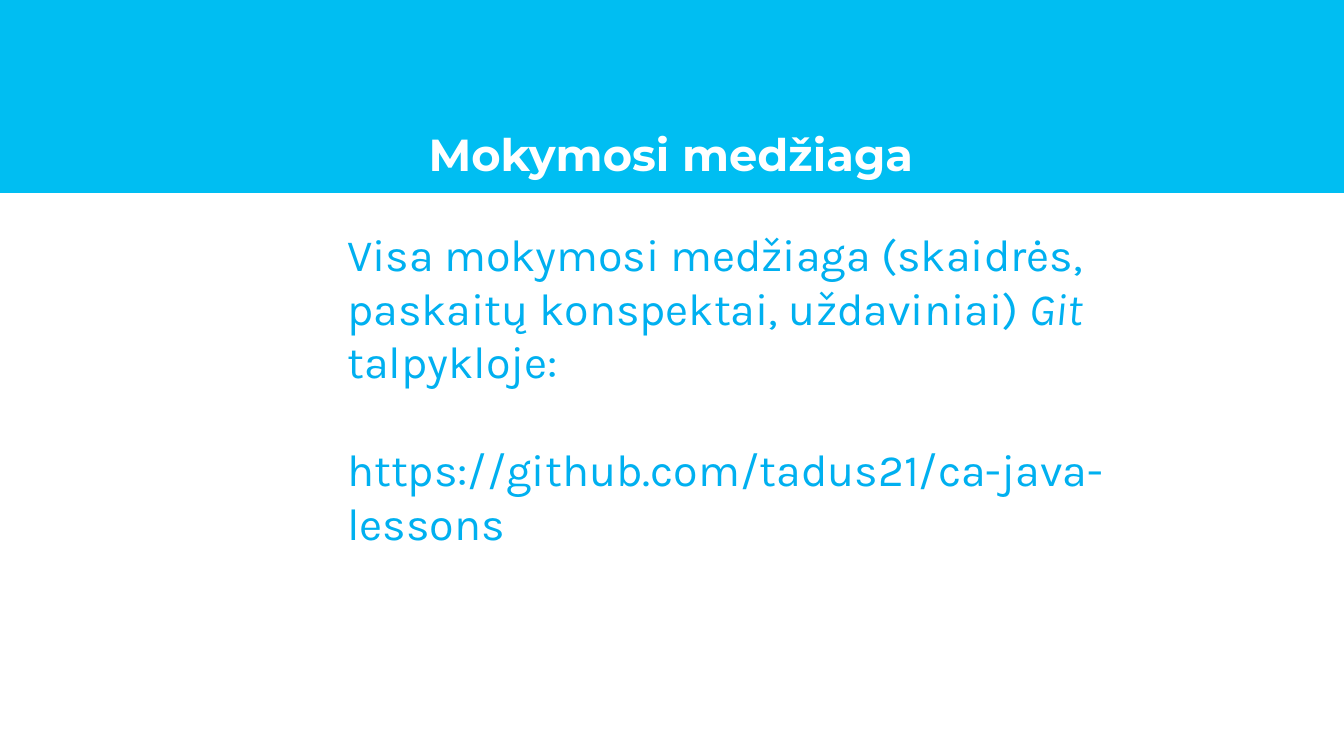
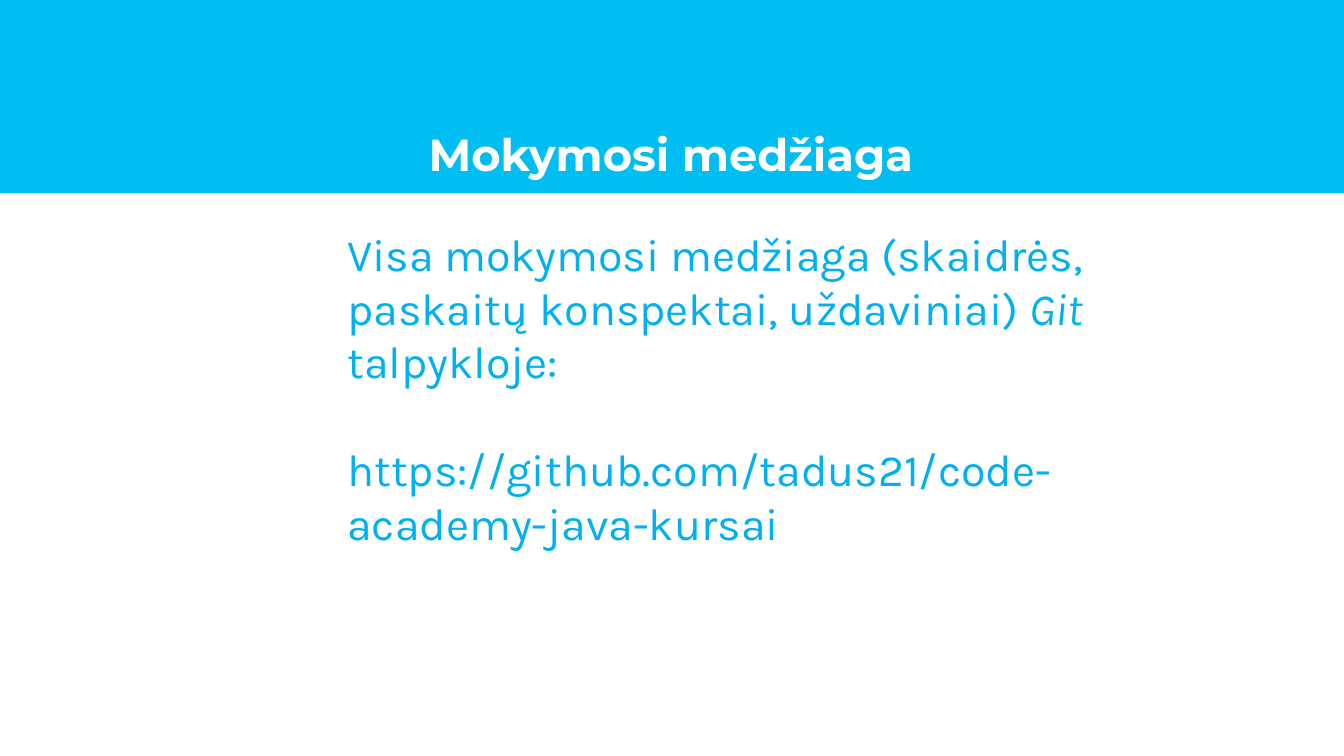
Before and after one commit to vcka/code-academy-java-kursai, a slide deck: slide 7 of introduction/ivadas.pptx. Drawn at 1344x756 pixels with LibreOffice and Linux fonts; fonts in the diff are those of the drawing; background and template pictures are left out. Boxes give left, top, right and bottom in pixels: in the first picture for what was removed or moved away, otherwise in the second. Text is boxed around its words. In the diff, an @@ line names an element or a change of style, - is before the commit and + after.

```diff
--- a/introduction/ivadas.pptx
+++ b/introduction/ivadas.pptx
@@ text at [347, 453, 1051, 551]: text changed @@
-https://github.com/tadus21/ca-java-lessons
+https://github.com/tadus21/code-academy-java-kursai
```
Also in this commit, not shown: 2 slides removed.
